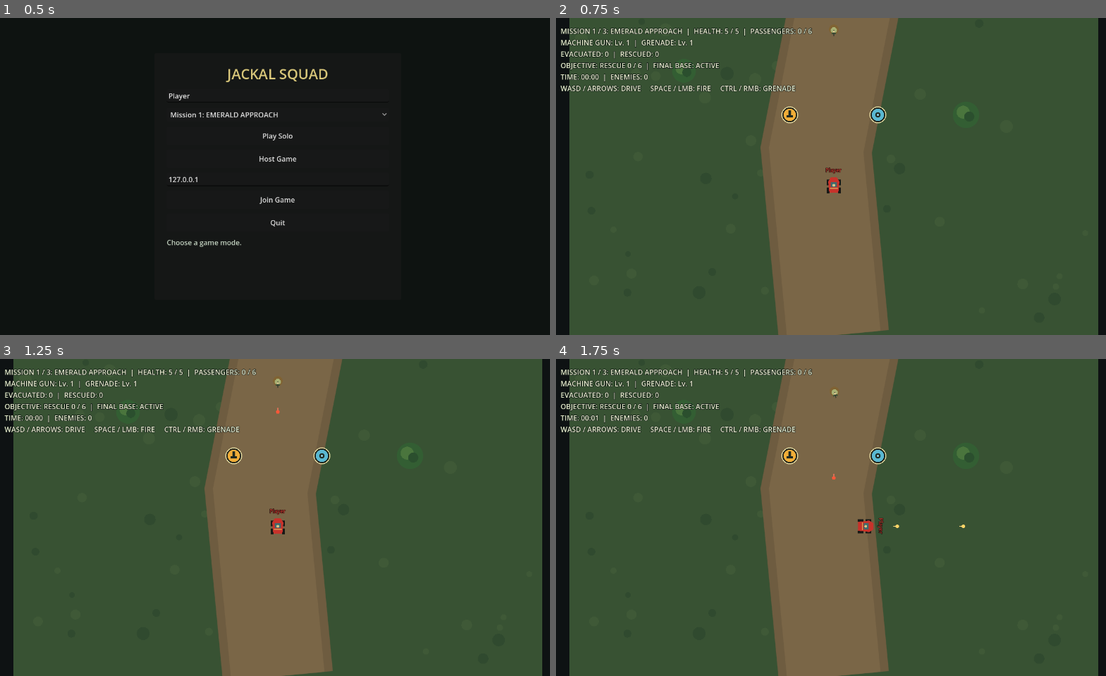
Above: before the commit, frames 1-4 (two rows, left to right).
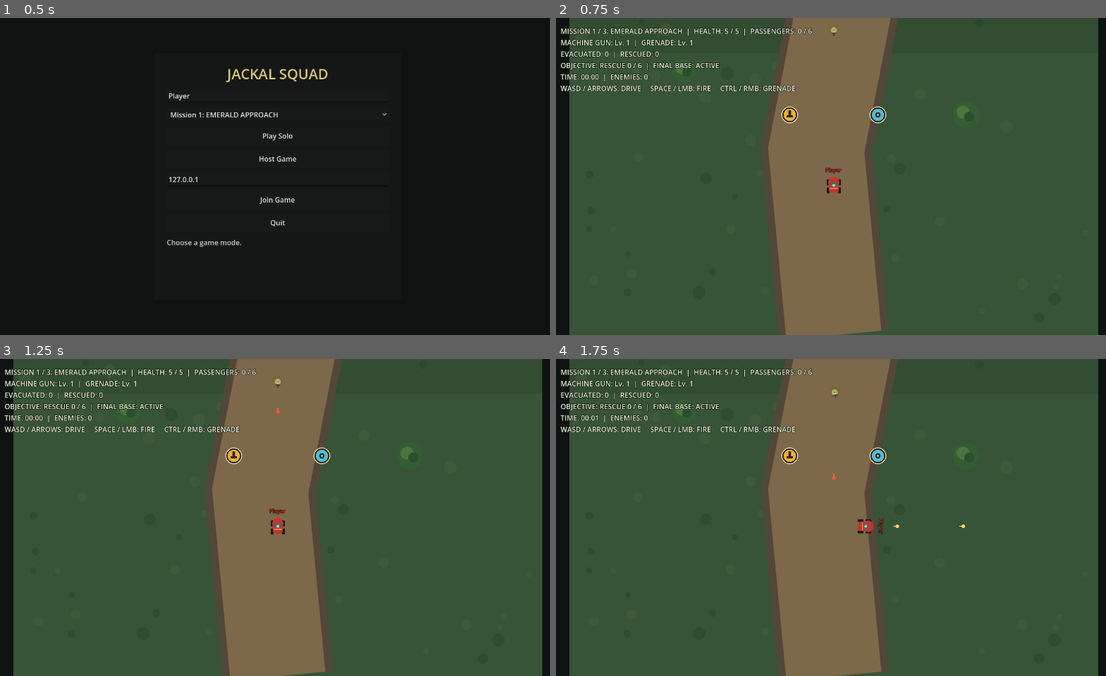
Above: after the commit, the same moments.

Repository: Brolton/Jackal-Squad
Game: Godot game, scene res://scenes/main.tscn
The game is run twice, just before and just after one commit, with the same random seed, the same clock (stepped at 60 frames per second) and the same inputs.
Inputs (mouse positions are in pixels of both pictures, inside the frame that each line leads up to):
- Up to frame 1 (0.5 s): no input
- Up to frame 2 (0.75 s): click "Play Solo" at 0.5 s
- Up to frame 3 (1.25 s): no input
- Up to frame 4 (1.75 s): tap Enter at 1.25 s; move the mouse to (957, 501) at 1.27 s; hold D (move_right) from 1.28 s (still down); hold Space (fire_primary) from 1.28 s (still down); click (957, 501) at 1.42 s

Frame 1 is identical in both runs. In frame 2, 2.4% of the frame differs, in the area x 37-63%, y 0-100%; in frame 3, 2.4%; in frame 4, 2.4%.

Commit message:
Build three distinct large campaign maps

Diff:
--- a/scripts/level.gd
+++ b/scripts/level.gd
@@ -2,7 +2,6 @@
 
 @export_range(0, 2) var level_index := 0
 
-const MAP_SIZE := Vector2(1200.0, 3200.0)
 const PLAYER_SCENE := preload("res://scenes/player_jeep.tscn")
 const INFANTRY_SCENE := preload("res://scenes/infantry.tscn")
 const OBSTACLE_SCENE := preload("res://scenes/obstacle.tscn")
@@ -12,32 +11,12 @@
 const EXTRACTION_ZONE_SCENE := preload("res://scenes/extraction_zone.tscn")
 const FINAL_BASE_SCENE := preload("res://scenes/final_base.tscn")
 
-const INFANTRY_POSITIONS := [
-	Vector2(600.0, 2500.0),
-	Vector2(420.0, 2180.0),
-	Vector2(800.0, 1850.0),
-	Vector2(580.0, 1640.0),
-	Vector2(670.0, 1270.0),
-	Vector2(390.0, 930.0),
-	Vector2(830.0, 560.0),
-	Vector2(550.0, 300.0),
-]
-const ADDITIONAL_ENEMY_PLACEMENTS := [
-	{"name": "Turret01", "type": 1, "position": Vector2(330.0, 2050.0)},
-	{"name": "Tank01", "type": 2, "position": Vector2(760.0, 1740.0)},
-	{"name": "Boat01", "type": 3, "position": Vector2(430.0, 1510.0)},
-	{"name": "Boat02", "type": 3, "position": Vector2(770.0, 1510.0)},
-	{"name": "Tank02", "type": 2, "position": Vector2(850.0, 600.0)},
-	{"name": "Turret02", "type": 1, "position": Vector2(340.0, 350.0)},
-]
-const PLAYER_SPAWN_POSITIONS := [
-	Vector2(600.0, 2860.0),
-	Vector2(640.0, 2860.0),
-	Vector2(600.0, 2910.0),
-	Vector2(640.0, 2910.0),
-]
+var map_size := Vector2(1200.0, 3200.0)
+var _layout: Dictionary = {}
 
 func _ready() -> void:
+	_layout = LevelLayouts.get_layout(level_index)
+	map_size = _layout["map_size"]
 	NetworkSession.set_loaded_level(level_index)
 	queue_redraw()
 	_create_map_collisions()
@@ -48,55 +27,43 @@
 	NetworkSession.player_left.connect(_on_player_left)
 
 func _draw() -> void:
-	draw_rect(Rect2(Vector2.ZERO, MAP_SIZE), Color(0.20, 0.31, 0.20))
-	draw_rect(Rect2(0.0, 0.0, MAP_SIZE.x, 700.0), Color(0.22, 0.33, 0.21))
-	draw_rect(Rect2(0.0, 700.0, MAP_SIZE.x, 800.0), Color(0.19, 0.29, 0.19))
-	draw_rect(Rect2(0.0, 1620.0, MAP_SIZE.x, 780.0), Color(0.20, 0.30, 0.19))
-	draw_rect(Rect2(0.0, 2400.0, MAP_SIZE.x, 800.0), Color(0.22, 0.32, 0.20))
+	var palette: Array = _layout["palette"]
+	draw_rect(Rect2(Vector2.ZERO, map_size), palette[0])
+	for band in range(5):
+		var band_height := map_size.y / 5.0
+		var band_color: Color = palette[0].lightened(0.025) if band % 2 == 0 else palette[0].darkened(0.025)
+		draw_rect(Rect2(0.0, band * band_height, map_size.x, band_height), band_color)
 
 	var rng := RandomNumberGenerator.new()
-	rng.seed = 24681357
-	for index in range(240):
+	rng.seed = int(_layout["seed"])
+	for index in range(int(map_size.y / 12.0)):
 		var patch := Vector2(
-			rng.randf_range(24.0, MAP_SIZE.x - 24.0),
-			rng.randf_range(24.0, MAP_SIZE.y - 24.0)
+			rng.randf_range(24.0, map_size.x - 24.0),
+			rng.randf_range(24.0, map_size.y - 24.0)
 		)
-		var tint := Color(0.28, 0.39, 0.24, 0.42) if index % 2 == 0 else Color(0.13, 0.24, 0.16, 0.36)
+		var tint: Color = palette[1] if index % 2 == 0 else palette[2]
+		tint.a = 0.40
 		draw_circle(patch, rng.randf_range(5.0, 15.0), tint)
 
-	var road := PackedVector2Array([
-		Vector2(600.0, 3200.0),
-		Vector2(560.0, 2780.0),
-		Vector2(650.0, 2320.0),
-		Vector2(520.0, 1950.0),
-		Vector2(600.0, 1620.0),
-		Vector2(600.0, 1380.0),
-		Vector2(690.0, 1040.0),
-		Vector2(570.0, 700.0),
-		Vector2(630.0, 350.0),
-		Vector2(600.0, 0.0),
-	])
-	draw_polyline(road, Color(0.43, 0.36, 0.25), 250.0, true)
-	draw_polyline(road, Color(0.48, 0.40, 0.28), 212.0, true)
-
-	draw_rect(Rect2(0.0, 1420.0, MAP_SIZE.x, 200.0), Color(0.12, 0.30, 0.37))
-	for ripple_x in range(24, int(MAP_SIZE.x), 96):
-		draw_line(
-			Vector2(ripple_x, 1460.0 + float(ripple_x % 5) * 13.0),
-			Vector2(ripple_x + 38.0, 1460.0 + float(ripple_x % 5) * 13.0),
-			Color(0.30, 0.53, 0.55, 0.62),
-			2.0
-		)
-	draw_rect(Rect2(510.0, 1380.0, 180.0, 280.0), Color(0.49, 0.39, 0.27))
-	draw_rect(Rect2(522.0, 1390.0, 156.0, 260.0), Color(0.59, 0.48, 0.33))
+	var road := PackedVector2Array(_layout["road"])
+	var road_width := float(_layout["road_width"])
+	draw_polyline(road, Color(0.32, 0.28, 0.22), road_width, true)
+	draw_polyline(road, Color(0.49, 0.41, 0.29), road_width - 34.0, true)
+	for water_rect: Rect2 in _layout["water"]:
+		draw_rect(water_rect, Color(0.08, 0.27, 0.36))
+		for ripple_x in range(int(water_rect.position.x + 24.0), int(water_rect.end.x), 96):
+			draw_line(Vector2(ripple_x, water_rect.position.y + 42.0), Vector2(ripple_x + 38.0, water_rect.position.y + 42.0), Color(0.30, 0.58, 0.64, 0.62), 2.0)
+	for bridge_rect: Rect2 in _layout["bridges"]:
+		draw_rect(bridge_rect, Color(0.39, 0.30, 0.21))
+		draw_rect(bridge_rect.grow(-12.0), Color(0.61, 0.49, 0.32))
 
 func _create_map_collisions() -> void:
-	_add_wall("WestBoundary", Vector2(-16.0, MAP_SIZE.y * 0.5), Vector2(32.0, MAP_SIZE.y + 64.0))
-	_add_wall("EastBoundary", Vector2(MAP_SIZE.x + 16.0, MAP_SIZE.y * 0.5), Vector2(32.0, MAP_SIZE.y + 64.0))
-	_add_wall("NorthBoundary", Vector2(MAP_SIZE.x * 0.5, -16.0), Vector2(MAP_SIZE.x, 32.0))
-	_add_wall("SouthBoundary", Vector2(MAP_SIZE.x * 0.5, MAP_SIZE.y + 16.0), Vector2(MAP_SIZE.x, 32.0))
-	_add_wall("WestRiverbank", Vector2(255.0, 1520.0), Vector2(510.0, 200.0))
-	_add_wall("EastRiverbank", Vector2(945.0, 1520.0), Vector2(510.0, 200.0))
+	_add_wall("WestBoundary", Vector2(-16.0, map_size.y * 0.5), Vector2(32.0, map_size.y + 64.0))
+	_add_wall("EastBoundary", Vector2(map_size.x + 16.0, map_size.y * 0.5), Vector2(32.0, map_size.y + 64.0))
+	_add_wall("NorthBoundary", Vector2(map_size.x * 0.5, -16.0), Vector2(map_size.x, 32.0))
+	_add_wall("SouthBoundary", Vector2(map_size.x * 0.5, map_size.y + 16.0), Vector2(map_size.x, 32.0))
+	for barrier: Dictionary in _layout["barriers"]:
+		_add_wall(barrier["name"], barrier["center"], barrier["size"])
 
 func _add_wall(wall_name: String, center: Vector2, dimensions: Vector2) -> void:
 	var wall := StaticBody2D.new()
@@ -112,24 +79,7 @@
 	add_child(wall)
 
 func _create_obstacles() -> void:
-	var placements := [
-		{"position": Vector2(260.0, 2600.0), "kind": &"tree", "radius": 27.0},
-		{"position": Vector2(900.0, 2700.0), "kind": &"tree", "radius": 30.0},
-		{"position": Vector2(350.0, 2360.0), "kind": &"rock", "radius": 20.0},
-		{"position": Vector2(820.0, 2200.0), "kind": &"tree", "radius": 26.0},
-		{"position": Vector2(250.0, 1990.0), "kind": &"tree", "radius": 32.0},
-		{"position": Vector2(930.0, 1900.0), "kind": &"rock", "radius": 24.0},
-		{"position": Vector2(300.0, 1740.0), "kind": &"crate", "radius": 24.0},
-		{"position": Vector2(890.0, 1690.0), "kind": &"tree", "radius": 30.0},
-		{"position": Vector2(250.0, 1260.0), "kind": &"tree", "radius": 29.0},
-		{"position": Vector2(930.0, 1120.0), "kind": &"rock", "radius": 23.0},
-		{"position": Vector2(330.0, 870.0), "kind": &"crate", "radius": 26.0},
-		{"position": Vector2(870.0, 760.0), "kind": &"tree", "radius": 32.0},
-		{"position": Vector2(270.0, 510.0), "kind": &"rock", "radius": 24.0},
-		{"position": Vector2(950.0, 390.0), "kind": &"tree", "radius": 29.0},
-		{"position": Vector2(340.0, 180.0), "kind": &"tree", "radius": 28.0},
-	]
-	for placement in placements:
+	for placement: Dictionary in _layout["obstacles"]:
 		var obstacle := OBSTACLE_SCENE.instantiate()
 		obstacle.configure(placement["kind"], placement["radius"])
 		obstacle.position = placement["position"]
@@ -148,17 +98,19 @@
 		var player := PLAYER_SCENE.instantiate()
 		player.name = "Player_%d" % int(peer_id)
 		player.configure(int(peer_id), str(profile["nickname"]), slot)
-		player.position = PLAYER_SPAWN_POSITIONS[slot]
+		player.configure_world_bounds(map_size)
+		player.position = _layout["spawns"][slot]
 		add_child(player)
 		if not NetworkSession.is_networked or int(peer_id) == multiplayer.get_unique_id():
 			local_player = player
 
-	for index in range(INFANTRY_POSITIONS.size()):
+	var infantry_positions: Array = _layout["infantry"]
+	for index in range(infantry_positions.size()):
 		var enemy := INFANTRY_SCENE.instantiate()
 		enemy.name = "Infantry%02d" % (index + 1)
-		enemy.position = INFANTRY_POSITIONS[index]
+		enemy.position = infantry_positions[index]
 		add_child(enemy)
-	for placement in ADDITIONAL_ENEMY_PLACEMENTS:
+	for placement: Dictionary in _layout["heavy_enemies"]:
 		var enemy := INFANTRY_SCENE.instantiate()
 		enemy.name = placement["name"]
 		enemy.configure_enemy(int(placement["type"]))
@@ -189,33 +141,29 @@
 	_create_weapon_upgrades()
 
 func _create_rescue_objects() -> void:
-	var building_placements := [
-		{"name": "RescueBuilding01", "position": Vector2(470.0, 2330.0)},
-		{"name": "RescueBuilding02", "position": Vector2(760.0, 1150.0)},
-	]
-	for placement in building_placements:
+	var rescue_positions: Array = _layout["rescues"]
+	for index in range(rescue_positions.size()):
 		var building := RESCUE_BUILDING_SCENE.instantiate()
-		building.name = placement["name"]
-		building.position = placement["position"]
+		building.name = "RescueBuilding%02d" % (index + 1)
+		building.position = rescue_positions[index]
 		add_child(building)
 	var extraction_zone := EXTRACTION_ZONE_SCENE.instantiate()
-	extraction_zone.position = Vector2(600.0, 220.0)
+	extraction_zone.position = _layout["extraction"]
 	add_child(extraction_zone)
 
 func _create_final_base() -> void:
 	var final_base := FINAL_BASE_SCENE.instantiate()
 	final_base.name = "FinalBase"
-	final_base.position = Vector2(600.0, 82.0)
+	final_base.position = _layout["base"]
 	add_child(final_base)
 
 func _create_weapon_upgrades() -> void:
-	var placements := [
-		{"name": "PrimaryUpgrade01", "type": &"primary", "position": Vector2(500.0, 2700.0)},
-		{"name": "SecondaryUpgrade01", "type": &"secondary", "position": Vector2(700.0, 2700.0)},
-	]
-	for placement in placements:
+	var type_counts := {&"primary": 0, &"secondary": 0}
+	for placement: Dictionary in _layout["upgrades"]:
 		var pickup := WEAPON_UPGRADE_SCENE.instantiate()
-		pickup.name = placement["name"]
+		var upgrade_type: StringName = placement["type"]
+		type_counts[upgrade_type] = int(type_counts[upgrade_type]) + 1
+		pickup.name = "%sUpgrade%02d" % ["Primary" if upgrade_type == &"primary" else "Secondary", type_counts[upgrade_type]]
 		pickup.configure(placement["type"])
 		pickup.position = placement["position"]
 		add_child(pickup)
--- /dev/null
+++ b/scripts/level_layouts.gd
@@ -0,0 +1,121 @@
+class_name LevelLayouts
+extends RefCounted
+
+static func get_layout(index: int) -> Dictionary:
+	match clampi(index, 0, 2):
+		1:
+			return _flooded_delta()
+		2:
+			return _iron_highlands()
+		_:
+			return _emerald_approach()
+
+static func _emerald_approach() -> Dictionary:
+	return {
+		"map_size": Vector2(1200.0, 3200.0),
+		"seed": 24681357,
+		"palette": [Color(0.20, 0.31, 0.20), Color(0.28, 0.39, 0.24), Color(0.13, 0.24, 0.16)],
+		"road": [Vector2(600, 3200), Vector2(560, 2780), Vector2(650, 2320), Vector2(520, 1950), Vector2(600, 1620), Vector2(600, 1380), Vector2(690, 1040), Vector2(570, 700), Vector2(630, 350), Vector2(600, 0)],
+		"road_width": 250.0,
+		"water": [Rect2(0, 1420, 1200, 200)],
+		"bridges": [Rect2(510, 1380, 180, 280)],
+		"barriers": [
+			{"name": "WestRiverbank", "center": Vector2(255, 1520), "size": Vector2(510, 200)},
+			{"name": "EastRiverbank", "center": Vector2(945, 1520), "size": Vector2(510, 200)},
+		],
+		"spawns": [Vector2(600, 2860), Vector2(640, 2860), Vector2(600, 2910), Vector2(640, 2910)],
+		"infantry": [Vector2(600, 2500), Vector2(420, 2180), Vector2(800, 1850), Vector2(580, 1640), Vector2(670, 1270), Vector2(390, 930), Vector2(830, 560), Vector2(550, 300)],
+		"heavy_enemies": [
+			{"name": "Turret01", "type": 1, "position": Vector2(330, 2050)}, {"name": "Tank01", "type": 2, "position": Vector2(760, 1740)},
+			{"name": "Boat01", "type": 3, "position": Vector2(430, 1510)}, {"name": "Boat02", "type": 3, "position": Vector2(770, 1510)},
+			{"name": "Tank02", "type": 2, "position": Vector2(850, 600)}, {"name": "Turret02", "type": 1, "position": Vector2(340, 350)},
+		],
+		"obstacles": _obstacles_level_one(),
+		"rescues": [Vector2(470, 2330), Vector2(760, 1150)],
+		"extraction": Vector2(600, 220), "base": Vector2(600, 82),
+		"upgrades": [{"type": &"primary", "position": Vector2(500, 2700)}, {"type": &"secondary", "position": Vector2(700, 2700)}],
+	}
+
+static func _flooded_delta() -> Dictionary:
+	return {
+		"map_size": Vector2(1400.0, 3600.0),
+		"seed": 739144,
+		"palette": [Color(0.17, 0.29, 0.23), Color(0.25, 0.40, 0.29), Color(0.10, 0.23, 0.20)],
+		"road": [Vector2(700, 3600), Vector2(760, 3260), Vector2(540, 2920), Vector2(830, 2550), Vector2(700, 2200), Vector2(470, 1860), Vector2(780, 1510), Vector2(920, 1180), Vector2(610, 820), Vector2(700, 0)],
+		"road_width": 220.0,
+		"water": [Rect2(0, 2480, 1400, 230), Rect2(0, 1320, 1400, 260)],
+		"bridges": [Rect2(690, 2440, 180, 310), Rect2(395, 1280, 190, 340), Rect2(890, 1280, 190, 340)],
+		"barriers": [
+			{"name": "LowerWestBank", "center": Vector2(345, 2595), "size": Vector2(690, 230)}, {"name": "LowerEastBank", "center": Vector2(1135, 2595), "size": Vector2(530, 230)},
+			{"name": "UpperWestBank", "center": Vector2(195, 1450), "size": Vector2(390, 260)}, {"name": "UpperMidBank", "center": Vector2(738, 1450), "size": Vector2(305, 260)}, {"name": "UpperEastBank", "center": Vector2(1240, 1450), "size": Vector2(320, 260)},
+		],
+		"spawns": [Vector2(680, 3400), Vector2(730, 3400), Vector2(680, 3450), Vector2(730, 3450)],
+		"infantry": [Vector2(710, 3160), Vector2(430, 3000), Vector2(980, 2840), Vector2(720, 2300), Vector2(370, 2100), Vector2(1020, 1930), Vector2(520, 1690), Vector2(910, 1660), Vector2(350, 1120), Vector2(1080, 1040), Vector2(620, 720), Vector2(790, 430)],
+		"heavy_enemies": [
+			{"name": "DeltaTurret01", "type": 1, "position": Vector2(430, 2870)}, {"name": "DeltaTank01", "type": 2, "position": Vector2(970, 2200)},
+			{"name": "DeltaBoat01", "type": 3, "position": Vector2(300, 2580)}, {"name": "DeltaBoat02", "type": 3, "position": Vector2(1120, 2580)},
+			{"name": "DeltaBoat03", "type": 3, "position": Vector2(720, 1450)}, {"name": "DeltaTank02", "type": 2, "position": Vector2(460, 900)},
+			{"name": "DeltaTurret02", "type": 1, "position": Vector2(980, 760)}, {"name": "DeltaTurret03", "type": 1, "position": Vector2(480, 340)},
+		],
+		"obstacles": _scatter_obstacles(1400, 3600, 739144, 28, &"tree"),
+		"rescues": [Vector2(1080, 3020), Vector2(310, 1780)],
+		"extraction": Vector2(700, 250), "base": Vector2(700, 92),
+		"upgrades": [{"type": &"primary", "position": Vector2(420, 3260)}, {"type": &"secondary", "position": Vector2(1020, 2260)}, {"type": &"primary", "position": Vector2(650, 980)}],
+	}
+
+static func _iron_highlands() -> Dictionary:
+	return {
+		"map_size": Vector2(1600.0, 4000.0),
+		"seed": 991827,
+		"palette": [Color(0.27, 0.28, 0.22), Color(0.39, 0.39, 0.29), Color(0.18, 0.20, 0.17)],
+		"road": [Vector2(800, 4000), Vector2(1030, 3650), Vector2(520, 3290), Vector2(1080, 2870), Vector2(510, 2460), Vector2(1050, 2050), Vector2(560, 1640), Vector2(1040, 1210), Vector2(610, 760), Vector2(800, 0)],
+		"road_width": 240.0,
+		"water": [Rect2(0, 3050, 1600, 150)],
+		"bridges": [Rect2(420, 3010, 220, 230)],
+		"barriers": [
+			{"name": "RavineWest", "center": Vector2(210, 3125), "size": Vector2(420, 150)}, {"name": "RavineEast", "center": Vector2(1120, 3125), "size": Vector2(960, 150)},
+			{"name": "CliffPass01", "center": Vector2(270, 2700), "size": Vector2(420, 90)}, {"name": "CliffPass02", "center": Vector2(1310, 2300), "size": Vector2(430, 90)},
+			{"name": "CliffPass03", "center": Vector2(280, 1450), "size": Vector2(430, 90)},
+		],
+		"spawns": [Vector2(780, 3800), Vector2(830, 3800), Vector2(780, 3850), Vector2(830, 3850)],
+		"infantry": [Vector2(900, 3540), Vector2(570, 3360), Vector2(1100, 3140), Vector2(520, 2800), Vector2(1120, 2600), Vector2(710, 2350), Vector2(1050, 2100), Vector2(500, 1850), Vector2(940, 1600), Vector2(620, 1300), Vector2(1080, 980), Vector2(520, 700), Vector2(940, 480), Vector2(770, 280)],
+		"heavy_enemies": [
+			{"name": "HighlandTank01", "type": 2, "position": Vector2(1080, 3400)}, {"name": "HighlandTurret01", "type": 1, "position": Vector2(410, 3180)},
+			{"name": "HighlandTank02", "type": 2, "position": Vector2(470, 2500)}, {"name": "HighlandTurret02", "type": 1, "position": Vector2(1160, 2240)},
+			{"name": "HighlandTank03", "type": 2, "position": Vector2(700, 1760)}, {"name": "HighlandTurret03", "type": 1, "position": Vector2(1040, 1320)},
+			{"name": "HighlandTank04", "type": 2, "position": Vector2(560, 820)}, {"name": "HighlandTurret04", "type": 1, "position": Vector2(1050, 520)},
+			{"name": "HighlandTurret05", "type": 1, "position": Vector2(550, 310)},
+		],
+		"obstacles": _scatter_obstacles(1600, 4000, 991827, 34, &"rock"),
+		"rescues": [Vector2(1240, 2920), Vector2(350, 1180)],
+		"extraction": Vector2(800, 260), "base": Vector2(800, 96),
+		"upgrades": [{"type": &"secondary", "position": Vector2(1180, 3650)}, {"type": &"primary", "position": Vector2(390, 2200)}, {"type": &"secondary", "position": Vector2(1180, 1500)}, {"type": &"primary", "position": Vector2(700, 620)}],
+	}
+
+static func _obstacles_level_one() -> Array[Dictionary]:
+	return [
+		{"position": Vector2(260, 2600), "kind": &"tree", "radius": 27.0}, {"position": Vector2(900, 2700), "kind": &"tree", "radius": 30.0},
+		{"position": Vector2(350, 2360), "kind": &"rock", "radius": 20.0}, {"position": Vector2(820, 2200), "kind": &"tree", "radius": 26.0},
+		{"position": Vector2(250, 1990), "kind": &"tree", "radius": 32.0}, {"position": Vector2(930, 1900), "kind": &"rock", "radius": 24.0},
+		{"position": Vector2(300, 1740), "kind": &"crate", "radius": 24.0}, {"position": Vector2(890, 1690), "kind": &"tree", "radius": 30.0},
+		{"position": Vector2(250, 1260), "kind": &"tree", "radius": 29.0}, {"position": Vector2(930, 1120), "kind": &"rock", "radius": 23.0},
+		{"position": Vector2(330, 870), "kind": &"crate", "radius": 26.0}, {"position": Vector2(870, 760), "kind": &"tree", "radius": 32.0},
+		{"position": Vector2(270, 510), "kind": &"rock", "radius": 24.0}, {"position": Vector2(950, 390), "kind": &"tree", "radius": 29.0}, {"position": Vector2(340, 180), "kind": &"tree", "radius": 28.0},
+	]
+
+static func _scatter_obstacles(width: int, height: int, seed_value: int, count_value: int, dominant: StringName) -> Array[Dictionary]:
+	var result: Array[Dictionary] = []
+	var rng := RandomNumberGenerator.new()
+	rng.seed = seed_value
+	for index in range(count_value):
+		var kind := dominant
+		if index % 5 == 0:
+			kind = &"crate"
+		elif index % 3 == 0:
+			kind = &"rock" if dominant == &"tree" else &"tree"
+		result.append({
+			"position": Vector2(rng.randf_range(110.0, width - 110.0), rng.randf_range(300.0, height - 180.0)),
+			"kind": kind,
+			"radius": rng.randf_range(21.0, 34.0),
+		})
+	return result
--- a/scripts/player_jeep.gd
+++ b/scripts/player_jeep.gd
@@ -31,6 +31,7 @@
 var secondary_upgrade_level := 0
 var passenger_count := 0
 var passenger_capacity := MAX_PASSENGERS
+var world_size := Vector2(1200.0, 3200.0)
 var _received_movement := Vector2.ZERO
 var _received_primary := false
 var _received_secondary := false
@@ -56,6 +57,9 @@
 	player_nickname = nickname
 	color_slot = clampi(slot, 0, PLAYER_COLORS.size() - 1)
 
+func configure_world_bounds(bounds: Vector2) -> void:
+	world_size = bounds
+
 func _ready() -> void:
 	motion_mode = CharacterBody2D.MOTION_MODE_FLOATING
 	collision_layer = 2
@@ -68,8 +72,8 @@
 	_nickname_label.add_theme_color_override("font_color", PLAYER_COLORS[color_slot])
 	_camera.limit_left = 0
 	_camera.limit_top = 0
-	_camera.limit_right = 1200
-	_camera.limit_bottom = 3200
+	_camera.limit_right = int(world_size.x)
+	_camera.limit_bottom = int(world_size.y)
 	if not NetworkSession.is_networked or player_peer_id == multiplayer.get_unique_id():
 		_camera.make_current()
 	health_changed.emit(health, maximum_health)
--- /dev/null
+++ b/tests/test_level_layouts.gd
@@ -0,0 +1,42 @@
+extends SceneTree
+
+var _failures := 0
+
+func _initialize() -> void:
+	call_deferred("_run_tests")
+
+func _run_tests() -> void:
+	var expected_sizes := [Vector2(1200, 3200), Vector2(1400, 3600), Vector2(1600, 4000)]
+	var minimum_enemy_counts := [14, 20, 23]
+	for level_index in range(3):
+		var session: Node = root.get_node("NetworkSession")
+		session.call("start_solo", "LayoutTester", level_index)
+		var scene_path := CampaignCatalog.scene_path(level_index)
+		var game: Node = load(scene_path).instantiate()
+		root.add_child(game)
+		current_scene = game
+		await process_frame
+
+		_check(game.get("map_size") == expected_sizes[level_index], "Mission %d uses its large world size" % (level_index + 1))
+		_check(get_nodes_in_group("enemies").size() >= minimum_enemy_counts[level_index], "Mission %d has its full encounter roster" % (level_index + 1))
+		_check(game.get_tree().get_nodes_in_group("rescue_buildings").size() == 2 or game.get_node_or_null("RescueBuilding02") != null, "Mission %d has two rescue sites" % (level_index + 1))
+		_check(game.get_node_or_null("ExtractionZone") != null and game.get_node_or_null("FinalBase") != null, "Mission %d has extraction and a command base" % (level_index + 1))
+		var camera: Camera2D = game.get_node("Player_1/Camera2D")
+		_check(camera.limit_right == int(expected_sizes[level_index].x) and camera.limit_bottom == int(expected_sizes[level_index].y), "Mission %d camera follows its world bounds" % (level_index + 1))
+
+		game.queue_free()
+		await process_frame
+
+	if _failures == 0:
+		print("Large level layout checks passed.")
+		quit()
+	else:
+		push_error("%d large level layout check(s) failed." % _failures)
+		quit(1)
+
+func _check(condition: bool, message: String) -> void:
+	if condition:
+		print("PASS: %s" % message)
+	else:
+		_failures += 1
+		push_error("FAIL: %s" % message)
Not shown, added: scripts/level_layouts.gd.uid
Not shown, added: tests/test_level_layouts.gd.uid
Not shown, changed: TASKS.md
Not shown, changed: TESTING.md
